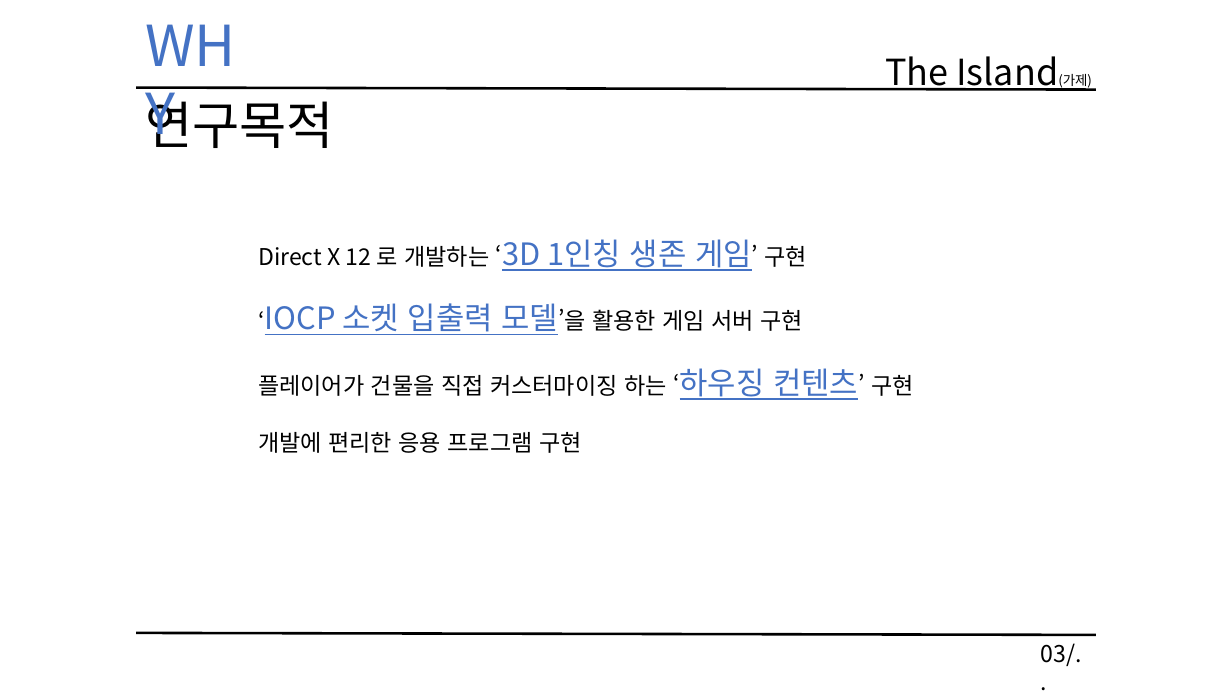
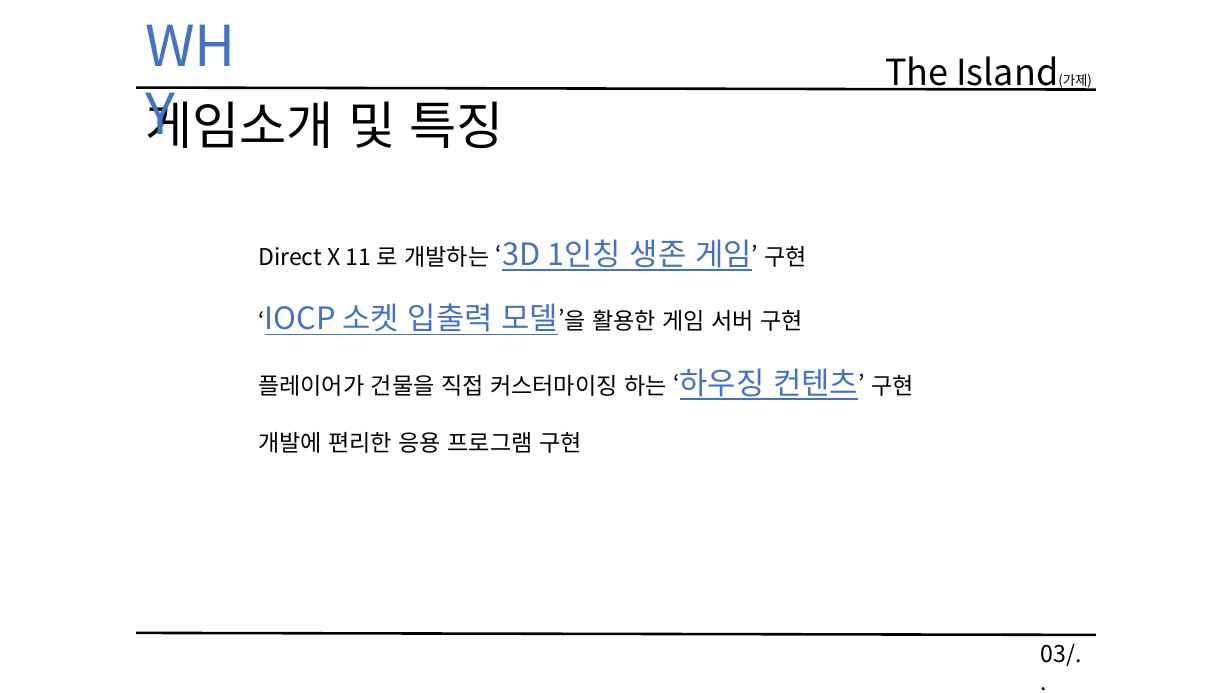
Before and after one commit to KimHaYoon/SickPerson, a slide deck: slide 3 of 문서/졸업작품 게임 기획서 초안.pptx. Drawn at 1232x693 pixels with LibreOffice and Linux fonts; fonts in the diff are those of the drawing. Boxes give left, top, right and bottom in pixels: in the first picture for what was removed or moved away, otherwise in the second. Text is boxed around its words. In the diff, an @@ line names an element or a change of style, - is before the commit and + after.

```diff
--- a/문서/졸업작품 게임 기획서 초안.pptx
+++ b/문서/졸업작품 게임 기획서 초안.pptx
@@ text at [145,92,504,148]: text changed @@
-연구목적
+게임소개 및 특징
@@ text at [258,239,808,271]: text changed @@
-Direct X 12 로 개발하는 ‘3D 1인칭 생존 게임’ 구현
+Direct X 11 로 개발하는 ‘3D 1인칭 생존 게임’ 구현
```
Also in this commit, not shown: 8 other slides changed, 5 slides added.
